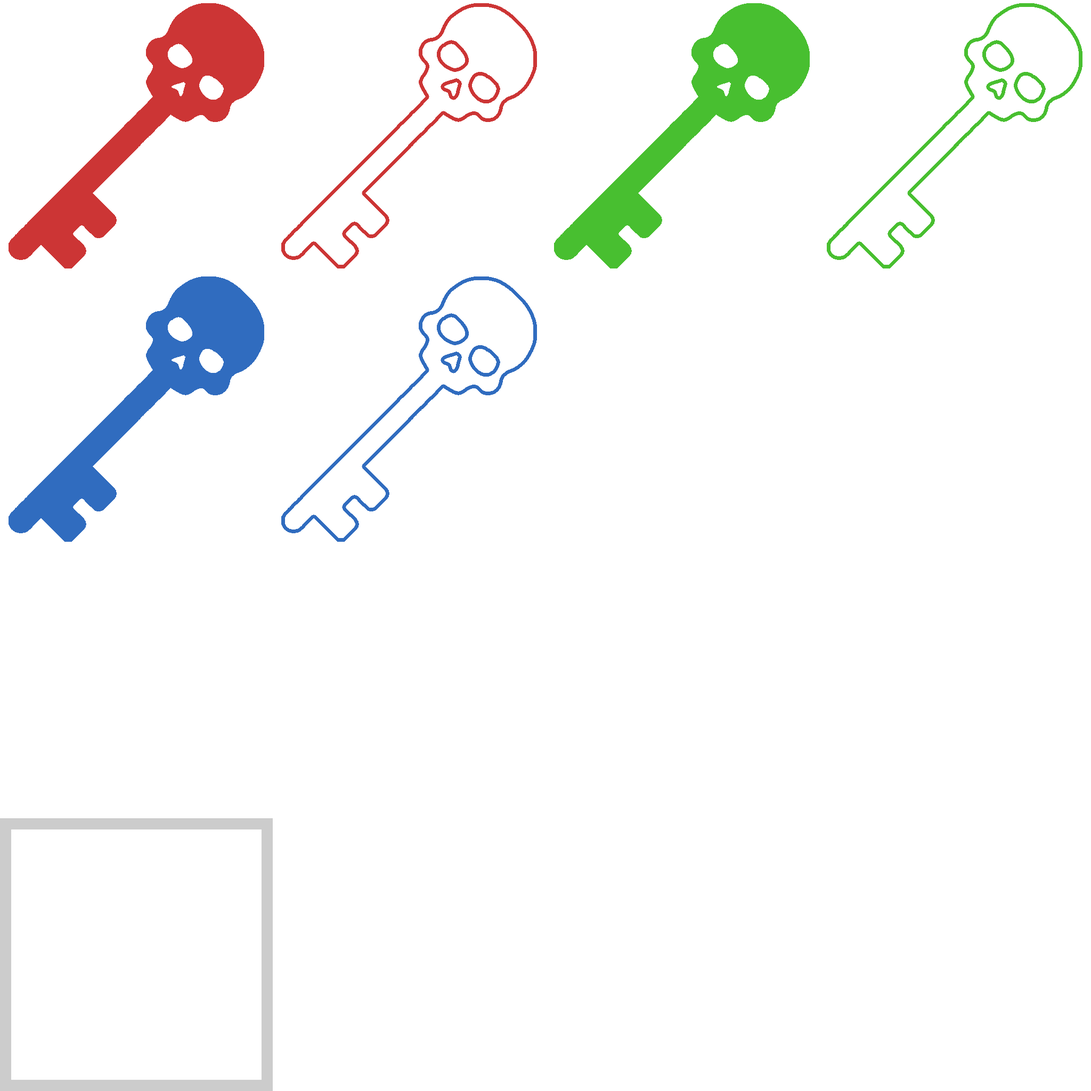
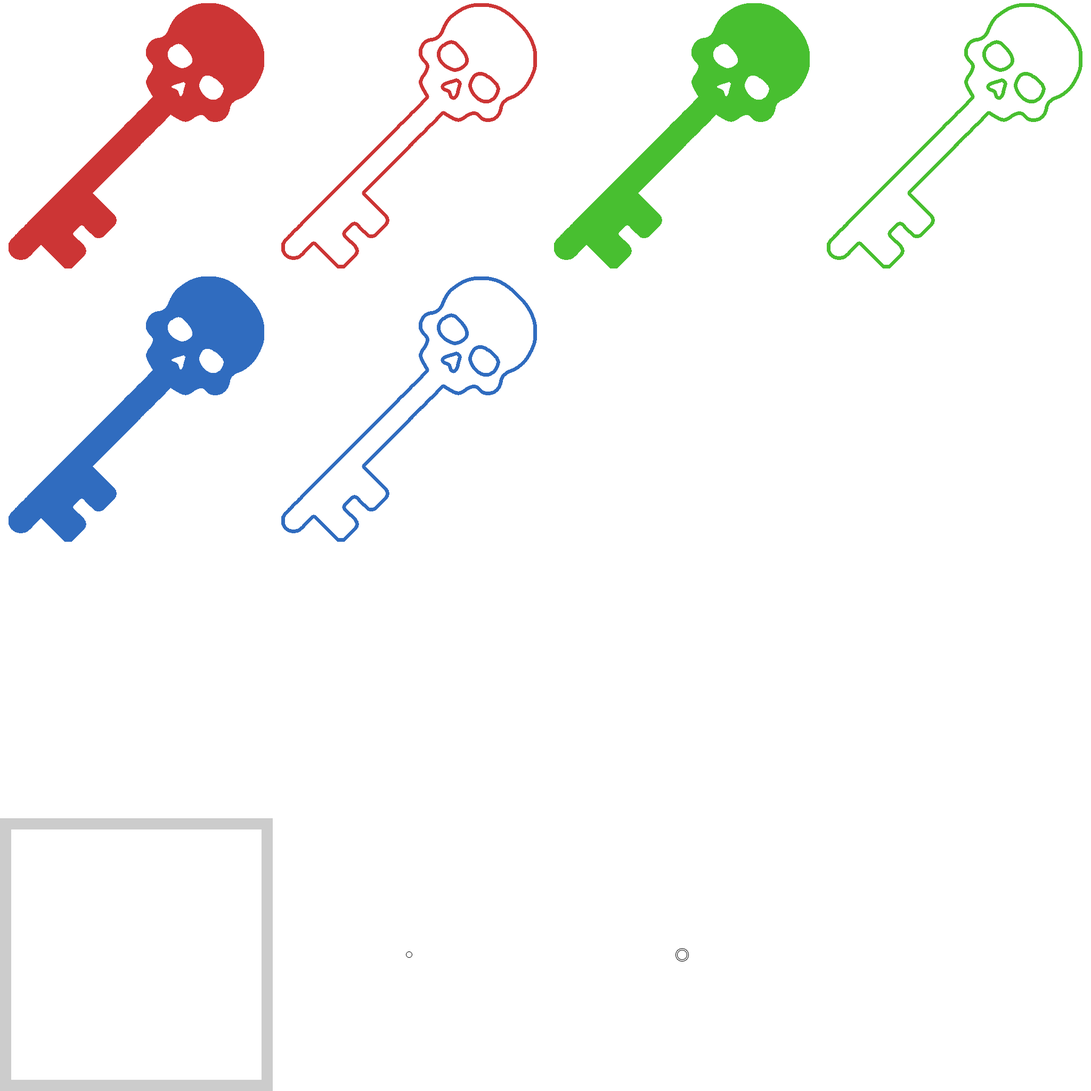
The second 1091 x 1091 image is a revision of the first. Changes to its layers:
added layer "InteractionDot" above "InteractionDotActive" over [406, 952, 412, 958]
added layer "InteractionDotActive" over [676, 949, 689, 962]
